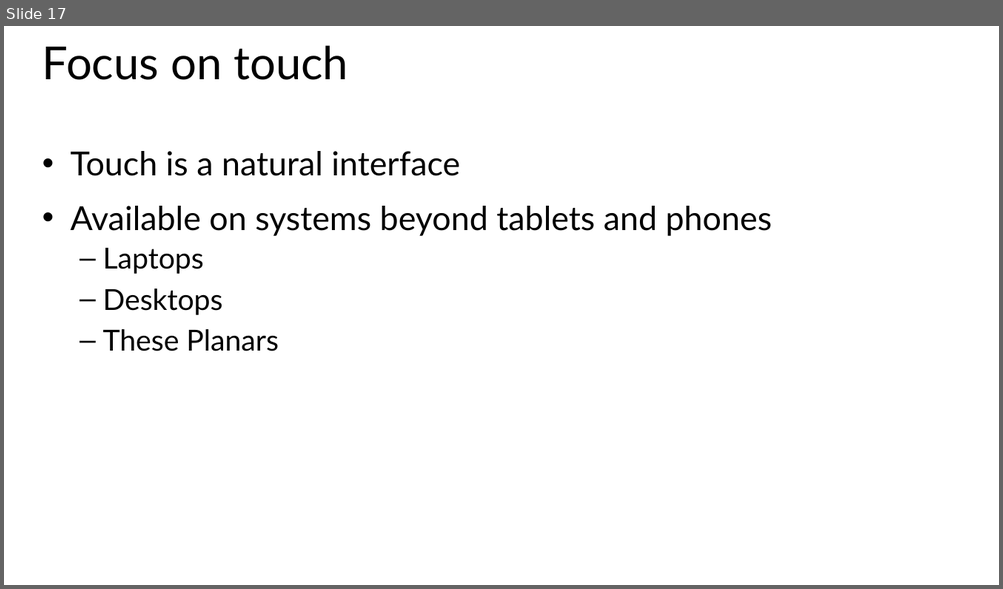
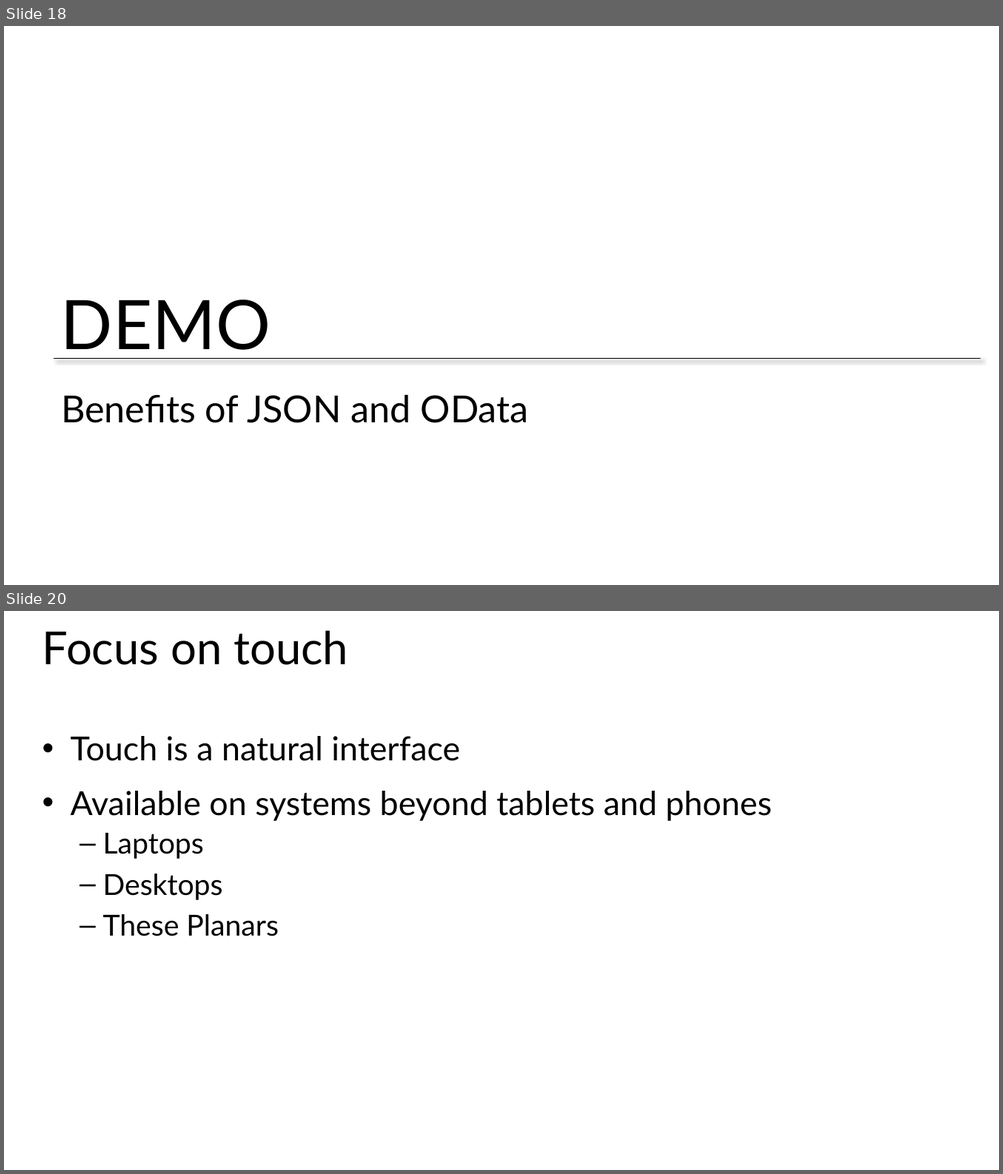
Before and after one commit to CharaD7/FrayedKnot, a slide deck: Slides/M1 Designing.pptx. Shown one above the other, each under a label of ours: slide 17 before the commit, slides 18 and 20 after it; the slides between them are not shown. The pictures are 1003x589 and 1003x1174 pixels, drawn with LibreOffice and Linux fonts; fonts in the diff are those of the drawing; background and template pictures are left out. Boxes give left, top, right and bottom in pixels: in the first picture for what was removed or moved away, otherwise in the second. Text is boxed around its words. In the diff, an @@ line names an element or a change of style, - is before the commit and + after.

```diff
--- a/Slides/M1 Designing.pptx
+++ b/Slides/M1 Designing.pptx
@@ slide 18 added at <box>4,26,999,585</box>, background #FFFFFF @@
@@ text added at <box>61,300,270,359</box>, 66 pt, text #000000 @@
+DEMO
@@ line added from (54, 359) to (981, 359), #000000 0.75 pt @@
@@ title added at <box>61,395,529,423</box>, 36 pt, text #000000 @@
+Benefits of JSON and OData
@@ what was slide 17 is now slide 20 @@
```
Also in this commit, not shown: 3 slides changed, 2 other slides added, 11 other files.
